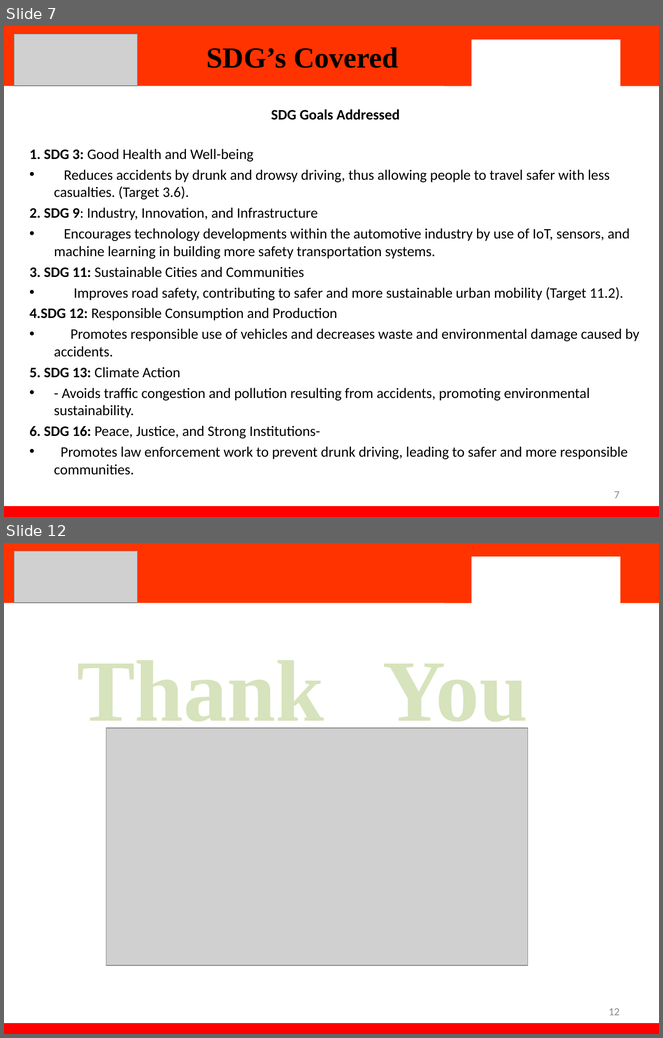
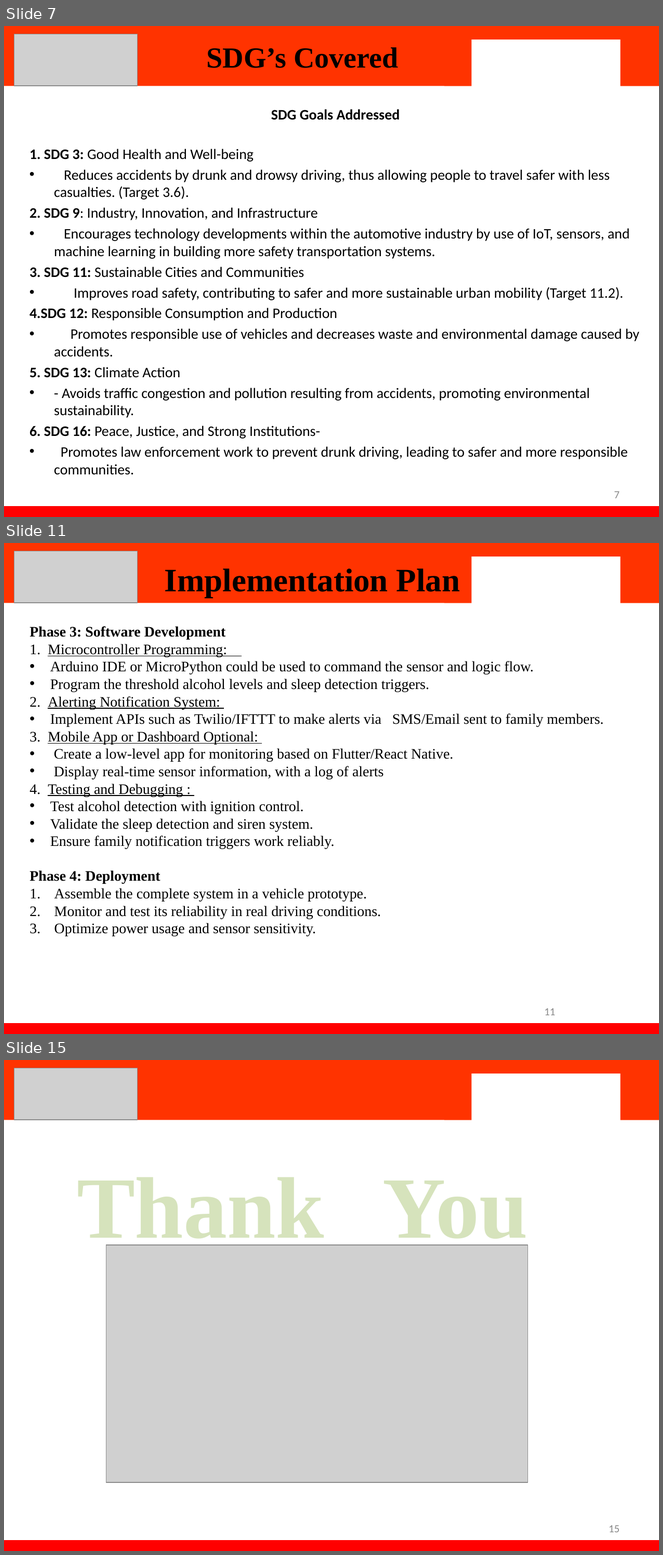
Before and after one commit to tanish699/Alcohol-Based-Car-Iginition-IOT-Based-, a slide deck: PPT.pptx. Shown one above the other, each under a label of ours: slides 7 and 12 before the commit, slides 7, 11 and 15 after it; the slides between them are not shown. The pictures are 663x1038 and 663x1555 pixels, drawn with LibreOffice and Linux fonts; fonts in the diff are those of the drawing; grey boxes stand for pictures; background and template pictures are left out. Boxes give left, top, right and bottom in pixels: in the first picture for what was removed or moved away, otherwise in the second. Text is boxed around its words. In the diff, an @@ line names an element or a change of style, - is before the commit and + after.

```diff
--- a/PPT.pptx
+++ b/PPT.pptx
@@ slide 11 added at [4,543,659,1034], background #FFFFFF; not listed: 4 template elements that a slide beside it also shows @@
@@ picture added at [14,551,137,603] @@
@@ title added at [165,568,460,598], 36 pt, text #000000, bold @@
+Implementation Plan
@@ text added at [29,626,604,937], 16 pt, text #000000 @@
+Phase 3: Software Development
+1. Microcontroller Programming:
+• Arduino IDE or MicroPython could be used to command the sensor and logic flow.
+• Program the threshold alcohol levels and sleep detection triggers.
+2. Alerting Notification System:
+• Implement APIs such as Twilio/IFTTT to make alerts via SMS/Email sent to family members.
+3. Mobile App or Dashboard Optional:
+• Create a low-level app for monitoring based on Flutter/React Native.
+• Display real-time sensor information, with a log of alerts
+4. Testing and Debugging :
+• Test alcohol detection with ignition control.
+• Validate the sleep detection and siren system.
+• Ensure family notification triggers work reliably.
+Phase 4: Deployment
+1. Assemble the complete system in a vehicle prototype.
+2. Monitor and test its reliability in real driving conditions.
+3. Optimize power usage and sensor sensitivity.
@@ page number added at [544,1008,555,1016], 12 pt, text #898989 @@
+11
@@ what was slide 12 is now slide 15 @@
@@ page number at [609,1525,620,1533]: text changed @@
-12
+15
```
Also in this commit, not shown: 3 slides changed, 3 other slides added, 1 slide removed.
